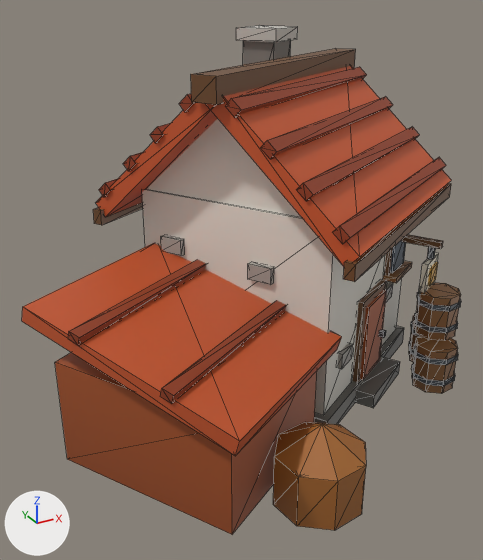
The glTF model art/models/building_26.glb: old version first, new version second.
Camera for both pictures: a 50 mm lens placed at (-0.657, -1.069, 0.804), pointed at (-0.064, 0.009, 0.265). Arrows for +X, +Y and +Z are at lower left; the lights stay in place. The first picture is the older version. Mesh edges are drawn as thin lines. Vertices at exactly the same position are counted once.

Script lines for the objects in view, before the commit:
```python
me_building_26 = bpy.data.meshes.new('building_26')
me_building_26.from_pydata(...)  # 479 vertices, 764 faces; spans x -0.497..0.466, y -0.415..0.477, z 0.0..0.724
me_building_26.materials.append(mat_defaultmaterial)
ob_building_26 = bpy.data.objects.new('building_26', me_building_26)
ob_building_26.location = (0.0, 0.0, 0.0)
```
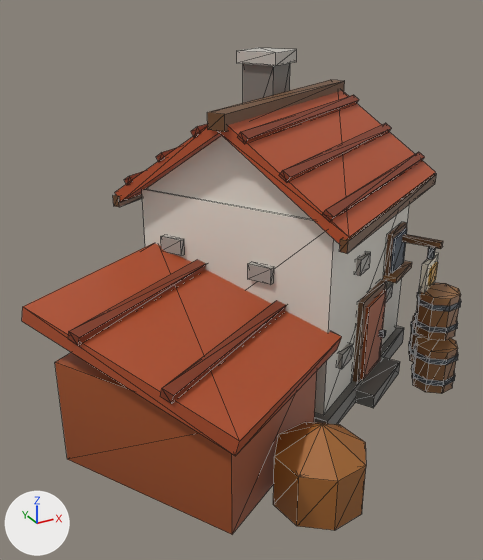
The change, as a diff of the scene's bpy script:
```diff
--- a/art/models/building_26.glb.py
+++ b/art/models/building_26.glb.py
@@ me_building_26 @@
 # used by ob_building_26; location = (0.0, 0.0, 0.0)
-me_building_26.from_pydata(...)  # 479 vertices, 764 faces; spans x -0.497..0.466, y -0.415..0.477, z 0.0..0.724
+me_building_26.from_pydata(...)  # 463 vertices, 740 faces; spans x -0.497..0.436, y -0.415..0.438, z 0.0..0.678
+# me_building_26 part 1: the loose piece of 8 vertices spanning x 0.056..0.185, y 0.166..0.296, z 0.699..0.724 is moved by (0.0, 0.0, -0.046)
+# me_building_26 part 2: the loose piece of 8 vertices spanning x -0.156..0.459, y -0.284..0.24, z 0.38..0.65 is rebuilt with 8 vertices and now spans x -0.131..0.422, y -0.245..0.222, z 0.408..0.593
+# me_building_26 part 3: the loose piece of 8 vertices spanning x -0.253..0.239, y 0.102..0.403, z 0.484..0.515 is rebuilt with 8 vertices and now spans x -0.201..0.238, y 0.075..0.34, z 0.502..0.522
+# me_building_26 part 4: the loose piece of 8 vertices spanning x -0.037..0.455, y -0.272..0.029, z 0.424..0.454 is rebuilt with 8 vertices and now spans x -0.029..0.409, y -0.222..0.044, z 0.447..0.467
+# me_building_26 part 5: the loose piece of 8 vertices spanning x -0.029..0.466, y -0.288..0.009, z 0.366..0.396 is rebuilt with 8 vertices and now spans x -0.014..0.426, y -0.249..0.014, z 0.399..0.421
+# me_building_26 part 6: the loose piece of 8 vertices spanning x -0.219..0.272, y 0.043..0.345, z 0.545..0.575 is rebuilt with 8 vertices and now spans x -0.16..0.279, y 0.004..0.27, z 0.558..0.578
+# me_building_26 part 7: the loose piece of 8 vertices spanning x -0.071..0.421, y -0.214..0.088, z 0.484..0.515 is rebuilt with 8 vertices and now spans x -0.07..0.368, y -0.151..0.115, z 0.502..0.522
+# me_building_26 part 8: the loose piece of 8 vertices spanning x -0.291..0.324, y -0.05..0.474, z 0.38..0.65 is rebuilt with 8 vertices and now spans x -0.254..0.299, y -0.033..0.435, z 0.408..0.593
+# me_building_26 part 9: the loose piece of 8 vertices spanning x -0.287..0.205, y 0.16..0.462, z 0.424..0.454 is rebuilt with 8 vertices and now spans x -0.241..0.197, y 0.145..0.411, z 0.447..0.467
+# me_building_26 part 10: the loose piece of 8 vertices spanning x -0.299..0.196, y 0.18..0.477, z 0.366..0.396 is rebuilt with 8 vertices and now spans x -0.259..0.181, y 0.176..0.438, z 0.399..0.421
+# me_building_26 part 11: the loose piece of 8 vertices spanning x -0.105..0.387, y -0.155..0.146, z 0.545..0.575 is rebuilt with 8 vertices and now spans x -0.111..0.328, y -0.08..0.185, z 0.558..0.578
+# me_building_26 part 12: the loose piece of 8 vertices spanning x -0.185..0.306, y -0.015..0.286, z 0.606..0.636 is deleted
+# me_building_26 part 13
+# 18 vertices are removed from x -0.18..0.353, y -0.097..0.261, z 0.606..0.671
+# 30 faces are deleted
+# 4 vertices in x 0.069..0.172, y 0.18..0.282, z 0.699 move by (0.0, 0.0, -0.046)
+# 10 vertices are added at x -0.146..0.314, y -0.048..0.237, z 0.573..0.606
+# 18 new faces join them
+# me_building_26 part 14: 36 kept faces spanning x -0.497..0.027, y -0.387..0.162, z 0.186..0.321 get new vertex colours
 me_building_26.materials.append(mat_defaultmaterial)
```

Location of each change, [x1, y1, x2, y2] in pixels of the pictures (483 x 560 px; the box of a moved part takes in the faces that stretch with it):
'building_26', reshaped: before [22, 26, 461, 534]; after [22, 48, 461, 534]
part 1 of me_building_26, moved or reshaped: before [236, 26, 298, 42]; after [237, 48, 297, 66]
part 2 of me_building_26, rebuilt (11% narrower, 24% shorter): before [206, 66, 451, 267]; after [218, 91, 436, 244]
part 3 of me_building_26, rebuilt: before [123, 152, 143, 171]; after [156, 148, 176, 162]
part 4 of me_building_26, rebuilt (10% narrower, 19% shorter): before [332, 157, 446, 244]; after [322, 152, 425, 222]
part 5 of me_building_26, rebuilt (9% narrower, 20% shorter): before [343, 183, 451, 282]; after [339, 174, 437, 253]
part 6 of me_building_26, rebuilt: before [150, 123, 170, 143]; after [191, 124, 208, 137]
part 7 of me_building_26, rebuilt (7% narrower, 19% shorter): before [297, 127, 419, 201]; after [279, 123, 392, 183]
part 8 of me_building_26, rebuilt: before [96, 103, 218, 217]; after [115, 126, 222, 202]
part 9 of me_building_26, rebuilt: before [99, 179, 117, 197]; after [124, 171, 144, 185]
part 10 of me_building_26, rebuilt: before [93, 202, 143, 225]; after [113, 194, 142, 207]
part 11 of me_building_26, rebuilt (8% narrower, 21% shorter): before [261, 97, 393, 159]; after [238, 95, 359, 144]
part 12 of me_building_26, deleted: before [179, 94, 194, 112]
part 13 of me_building_26, cut back: before [147, 40, 367, 218]; after [146, 63, 345, 220]
part 14 of me_building_26, recoloured: [22, 243, 319, 455] in both
